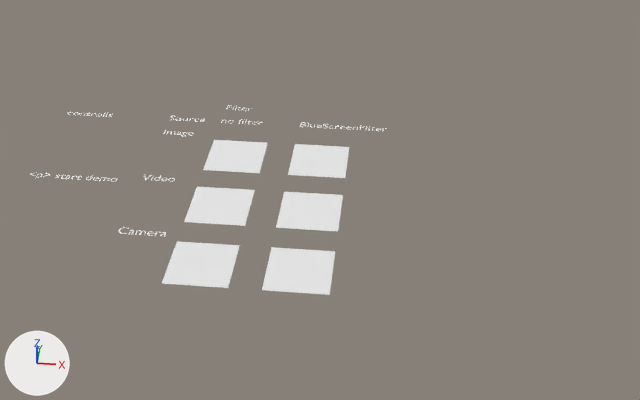
Before and after pictures for a commit that changed the Blender file src/main/blender/DynamicTextureDemo 2.0.blend.
Both versions are drawn from a camera (50 mm lens) standing at (3.63, -26.24, 17.53) and looking at (1.22, -1.95, -0.31). The lights are fixed; the arrows at lower left show +X, +Y and +Z.

Objects in the first picture: 'Plane.Image.blueScreen', 'Plane.camera', 'Plane.camera.blueScreen', 'Plane.image', 'Plane.video', 'Plane.video.blueScreen'.
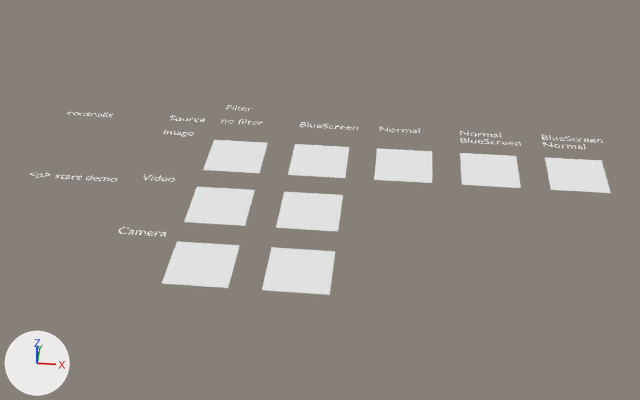
Pixel boxes (x1, y1, x2, y2) of what changed, in the pictures (640 x 400 px):
'Plane.Image.blueScreen.normal', added
    after: (545, 157, 611, 193)
'Plane.Image.normal.blueScreen', added
    after: (460, 153, 521, 188)
'Plane.Image.normal', added
    after: (374, 148, 432, 183)
'Text.blueScreen.normal', added
    after: (541, 135, 603, 149)
'Text.normal.blueScreen', added
    after: (460, 131, 521, 146)
'Text.blueScreen.001', added
    after: (379, 126, 420, 133)

The change, as a diff of the scene's bpy script:
```diff
--- a/src/main/blender/DynamicTextureDemo 2.0.blend.py
+++ b/src/main/blender/DynamicTextureDemo 2.0.blend.py
@@ mat_image_normal_bluescreen @@
+mat_image_normal_bluescreen = diffuse_material('Image.normal.blueScreen')
+mat_image_normal_bluescreen.base_color = (0.8, 0.8, 0.8)  # white #e7e7e7
@@ mat_image_bluescreen_normal @@
+mat_image_bluescreen_normal = diffuse_material('Image.blueScreen.normal')
+mat_image_bluescreen_normal.base_color = (0.8, 0.8, 0.8)  # white #e7e7e7
@@ mat_image_normal @@
+mat_image_normal = diffuse_material('Image.normal')
+mat_image_normal.base_color = (0.8, 0.8, 0.8)  # white #e7e7e7
@@ me_plane_image_normal_bluescreen @@
+me_plane_image_normal_bluescreen.from_pydata([(-1.0, -1.0, 0.0), (1.0, -1.0, 0.0), (-1.0, 1.0, 0.0), (1.0, 1.0, 0.0)], [], [(0, 1, 3, 2)])
+me_plane_image_normal_bluescreen.materials.append(mat_image_normal_bluescreen)  # its picture is missing
@@ me_plane_image_bluescreen_normal @@
+me_plane_image_bluescreen_normal.from_pydata([(-1.0, -1.0, 0.0), (1.0, -1.0, 0.0), (-1.0, 1.0, 0.0), (1.0, 1.0, 0.0)], [], [(0, 1, 3, 2)])
+me_plane_image_bluescreen_normal.materials.append(mat_image_bluescreen_normal)  # its picture is missing
@@ me_plane_image_normal @@
+me_plane_image_normal.from_pydata([(-1.0, -1.0, 0.0), (1.0, -1.0, 0.0), (-1.0, 1.0, 0.0), (1.0, 1.0, 0.0)], [], [(0, 1, 3, 2)])
+me_plane_image_normal.materials.append(mat_image_normal)  # its picture is missing
@@ txt_text_normal_bluescreen @@
+txt_text_normal_bluescreen = bpy.data.curves.new('Text.normal.blueScreen', 'FONT')
+txt_text_normal_bluescreen.body = 'Normal\nBlueScreen'
+txt_text_normal_bluescreen.materials.append(mat_text)  # white #e7e7e7
@@ txt_text_bluescreen_normal @@
+txt_text_bluescreen_normal = bpy.data.curves.new('Text.blueScreen.normal', 'FONT')
+txt_text_bluescreen_normal.body = 'BlueScreen\nNormal'
+txt_text_bluescreen_normal.materials.append(mat_text)  # white #e7e7e7
@@ txt_text_bluescreen_001 @@
+txt_text_bluescreen_001 = bpy.data.curves.new('Text.blueScreen.001', 'FONT')
+txt_text_bluescreen_001.body = 'Normal'
+txt_text_bluescreen_001.materials.append(mat_text)  # white #e7e7e7
@@ ob_plane_image_normal_bluescreen @@
+ob_plane_image_normal_bluescreen = bpy.data.objects.new('Plane.Image.normal.blueScreen', me_plane_image_normal_bluescreen)
+ob_plane_image_normal_bluescreen.location = (7.0, 0.0, 0.0)
@@ ob_plane_image_bluescreen_normal @@
+ob_plane_image_bluescreen_normal = bpy.data.objects.new('Plane.Image.blueScreen.normal', me_plane_image_bluescreen_normal)
+ob_plane_image_bluescreen_normal.location = (10.0, 0.0, 0.0)
@@ ob_plane_image_normal @@
+ob_plane_image_normal = bpy.data.objects.new('Plane.Image.normal', me_plane_image_normal)
+ob_plane_image_normal.location = (4.0, 0.0, 0.0)
@@ ob_text_normal_bluescreen @@
+ob_text_normal_bluescreen = bpy.data.objects.new('Text.normal.blueScreen', txt_text_normal_bluescreen)
+ob_text_normal_bluescreen.location = (6.0, 2.2, 0.0)
+ob_text_normal_bluescreen.scale = (0.5, 0.5, 0.5)
@@ ob_text_bluescreen_normal @@
+ob_text_bluescreen_normal = bpy.data.objects.new('Text.blueScreen.normal', txt_text_bluescreen_normal)
+ob_text_bluescreen_normal.location = (9.0, 2.2, 0.0)
+ob_text_bluescreen_normal.scale = (0.5, 0.5, 0.5)
@@ ob_text_bluescreen_001 @@
+ob_text_bluescreen_001 = bpy.data.objects.new('Text.blueScreen.001', txt_text_bluescreen_001)
+ob_text_bluescreen_001.location = (3.0, 2.2, 0.0)
+ob_text_bluescreen_001.scale = (0.5, 0.5, 0.5)
```
